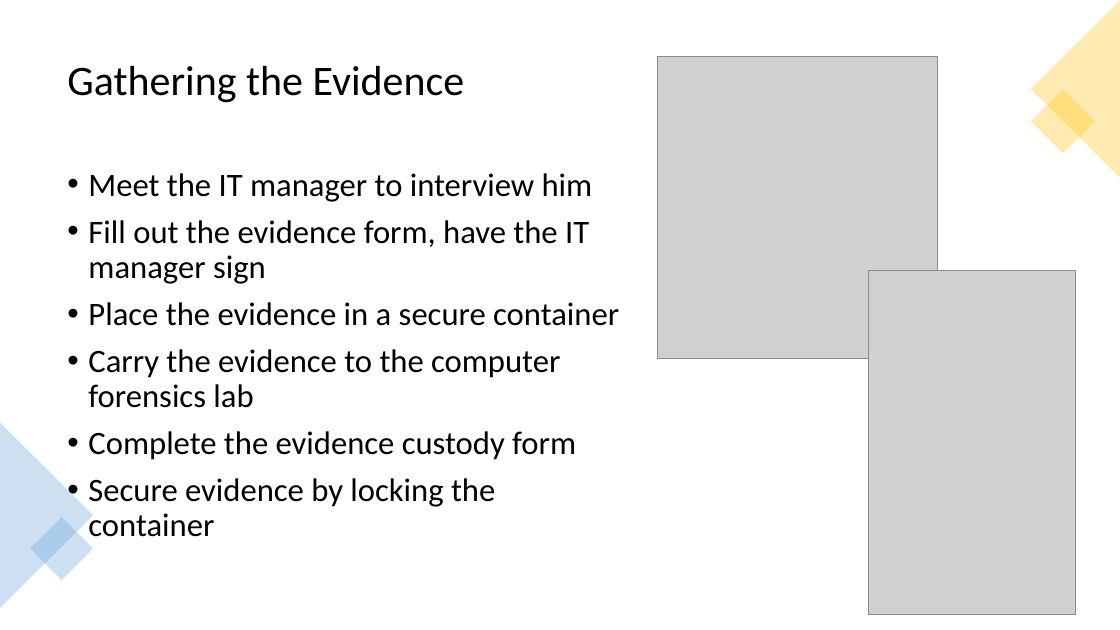
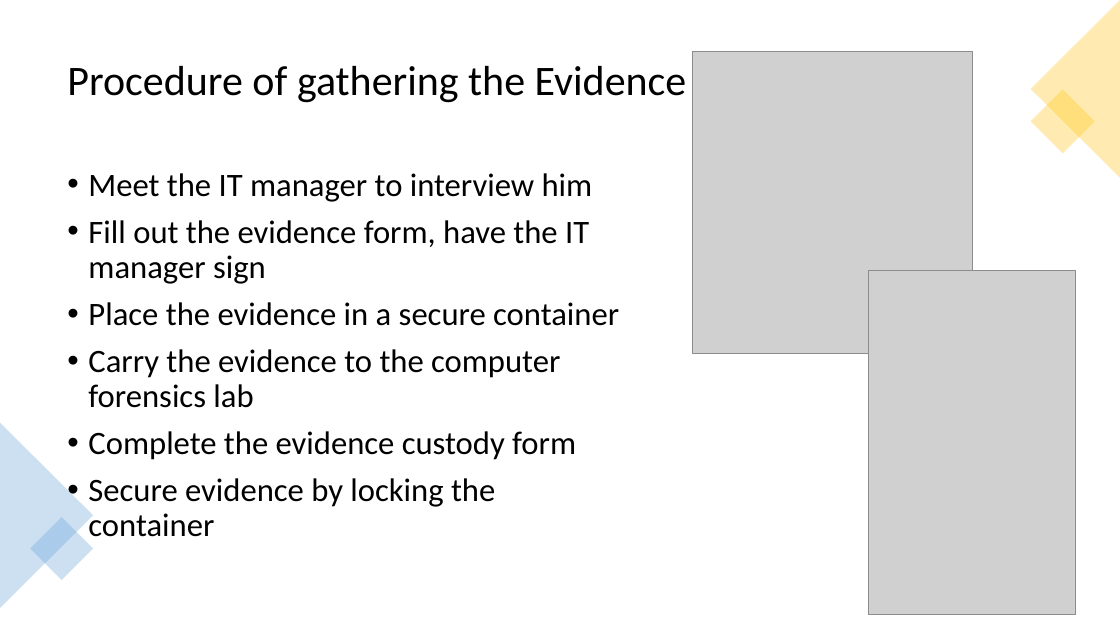
Before and after one commit to frankwxu/digital-forensics-lab, a slide deck: slide 11 of Basic_Computer_Skills_for_Forensics/5_Introduction_to_digital_forensics.pptx. Drawn at 1120x630 pixels with LibreOffice and Linux fonts; fonts in the diff are those of the drawing; grey boxes stand for pictures; background and template pictures are left out. Boxes give left, top, right and bottom in pixels: in the first picture for what was removed or moved away, otherwise in the second. Text is boxed around its words. In the diff, an @@ line names an element or a change of style, - is before the commit and + after.

```diff
--- a/Basic_Computer_Skills_for_Forensics/5_Introduction_to_digital_forensics.pptx
+++ b/Basic_Computer_Skills_for_Forensics/5_Introduction_to_digital_forensics.pptx
@@ picture: place and size @@
-picture at <box>658,57,938,359</box>
+picture at <box>692,51,972,353</box>
@@ title at <box>67,66,687,103</box>: text changed @@
-Gathering the Evidence
+Procedure of gathering the Evidence
```
Also in this commit, not shown: 7 other slides changed, 1 slide added, 9 other files.
